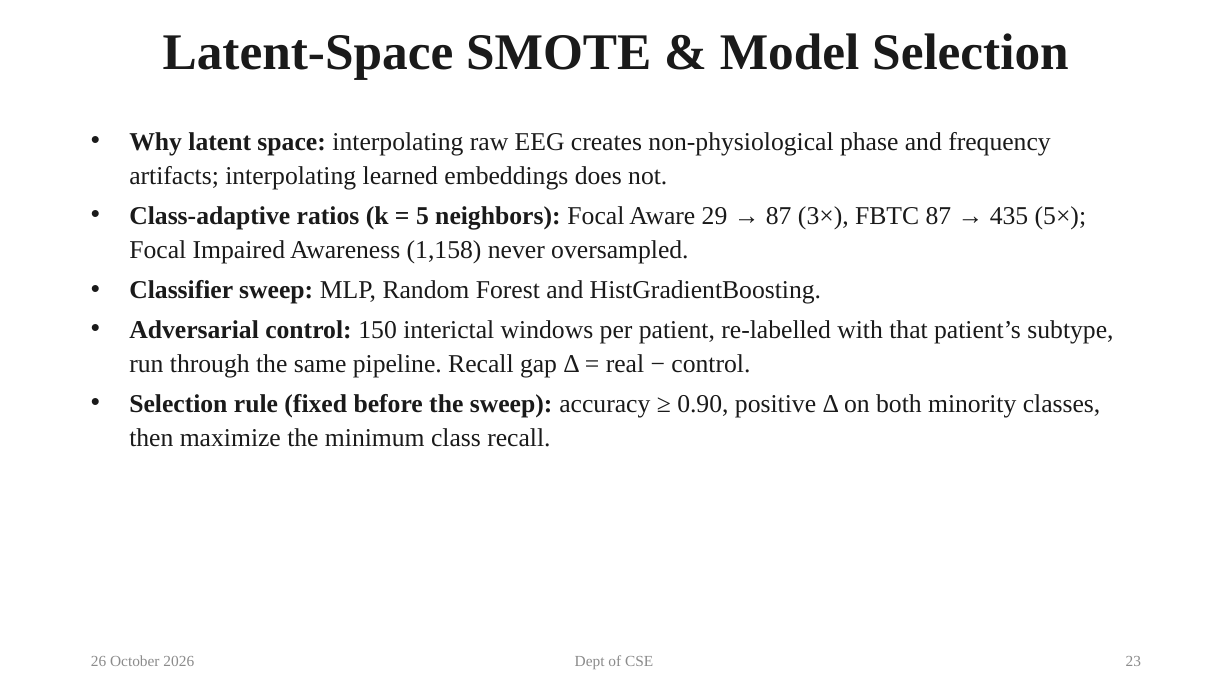
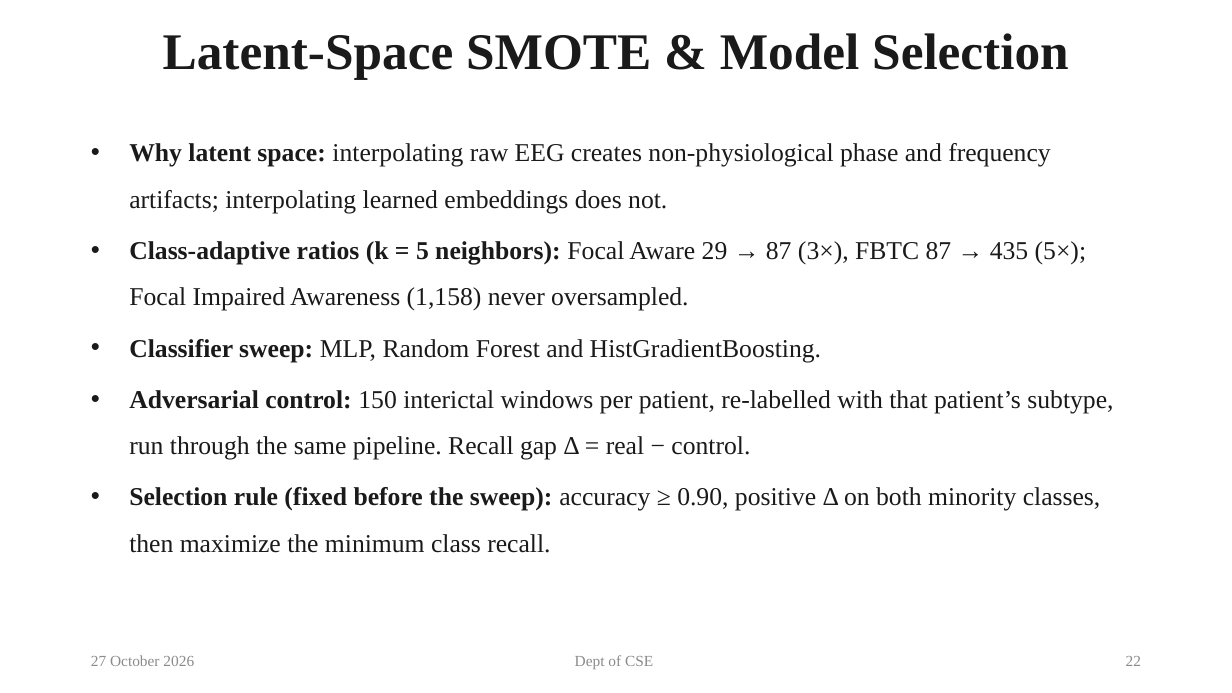
Before and after one commit to Adithya-1489181/eeg_hdc, a slide deck: slide 22 of presentation/EEG-HDC Final Presentation.pptx (slide 23 before the commit). Drawn at 1232x693 pixels with LibreOffice and Linux fonts; fonts in the diff are those of the drawing. Boxes give left, top, right and bottom in pixels: in the first picture for what was removed or moved away, otherwise in the second. Text is boxed around its words. In the diff, an @@ line names an element or a change of style, - is before the commit and + after.

```diff
--- a/presentation/EEG-HDC Final Presentation.pptx
+++ b/presentation/EEG-HDC Final Presentation.pptx
@@ text "Why latent space: interpolating raw ..." at [129,143,1113,553]: line spacing 1.12 to 1.5 @@
@@ text at [91,655,194,666]: text changed @@
-26 October 2026
+27 October 2026
@@ page number at [1126,656,1141,666]: text changed @@
-23
+22
```
Also in this commit, not shown: 38 other slides changed, 1 slide removed, 2 other files.
